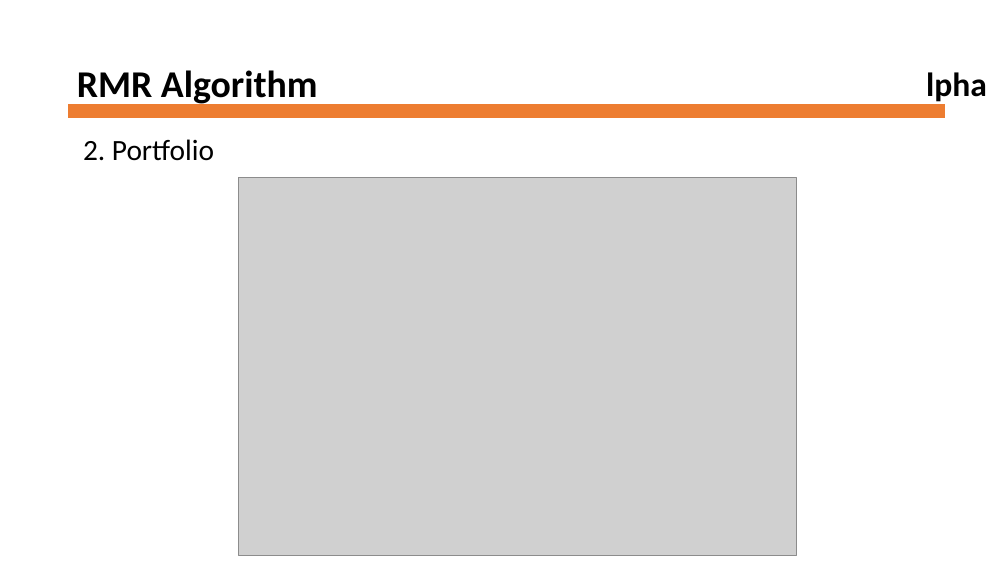
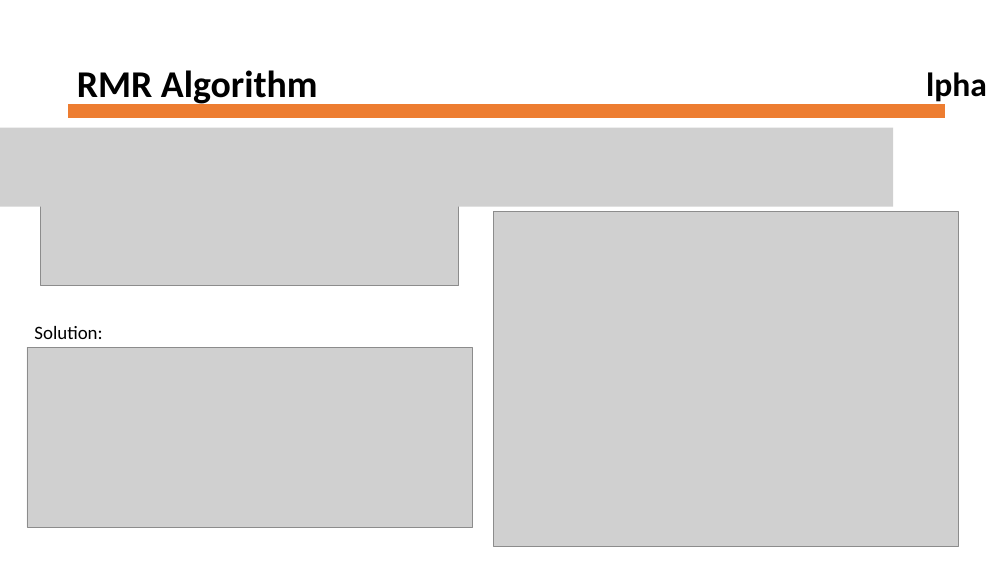
Before and after one commit to ngokchaoho/robust-median-mean-reversion, a slide deck: slide 12 of PPT/Robust_Median_Reversion_Strategy.pptx. Drawn at 1008x567 pixels with LibreOffice and Linux fonts; fonts in the diff are those of the drawing; grey boxes stand for pictures; background and template pictures are left out. Boxes give left, top, right and bottom in pixels: in the first picture for what was removed or moved away, otherwise in the second. Text is boxed around its words. In the diff, an @@ line names an element or a change of style, - is before the commit and + after.

```diff
--- a/PPT/Robust_Median_Reversion_Strategy.pptx
+++ b/PPT/Robust_Median_Reversion_Strategy.pptx
@@ picture added at bbox=[0, 128, 894, 206] @@
@@ text removed at bbox=[83, 139, 214, 161] @@
-2. Portfolio
@@ picture added at bbox=[41, 188, 459, 286] @@
@@ picture: place and size @@
-picture at bbox=[239, 178, 797, 556]
+picture at bbox=[493, 212, 958, 547]
@@ text added at bbox=[34, 326, 102, 339], 18 pt, text #000000 @@
+Solution:
@@ picture added at bbox=[27, 347, 473, 527] @@
```
Also in this commit, not shown: 3 other slides changed, 7 other files.
